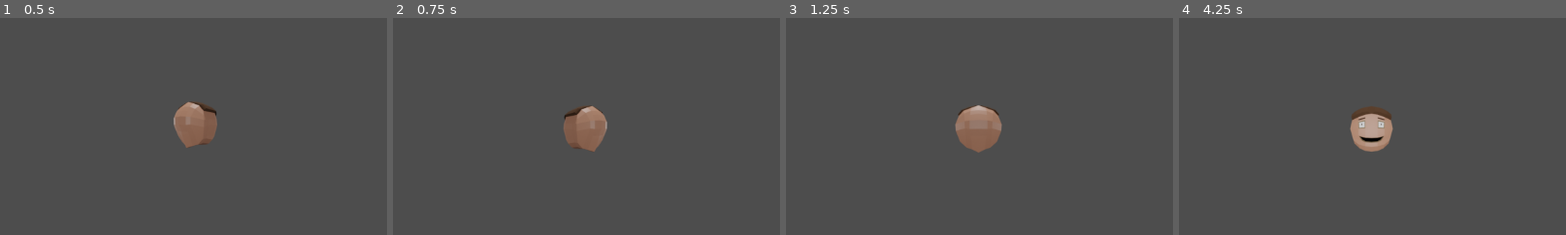
Above: before the commit, frames 1-4 (left to right).
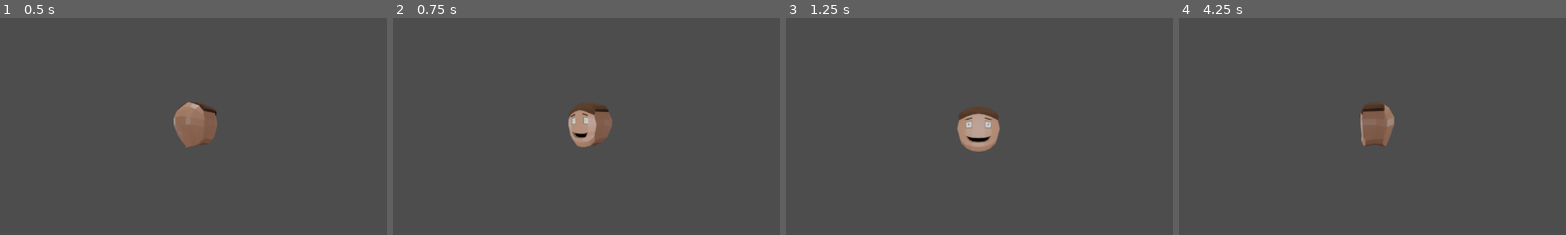
Above: after the commit, the same moments.

Repository: TrueSgtMonkey/SpriteSheetsTextureRectNoAnimationPlayer
Game: Godot game, scene res://animation_test.tscn
The game is run twice, just before and just after one commit, with the same random seed, the same clock (stepped at 60 frames per second) and the same inputs.
Inputs:
- Up to frame 1 (0.5 s): no input
- Up to frame 2 (0.75 s): no input
- Up to frame 3 (1.25 s): no input
- Up to frame 4 (4.25 s): no input
The pictures show only the part of the screen within x 25-75%, y 24-74%; the shares and areas given below are measured in that part.

Frame 1 is identical in both runs. In frame 2, 1.7% of the frame differs, in the area x 44-57%, y 39-62%; in frame 3, 1.8%; in frame 4, 1.9%, in the area x 44-56%, y 39-62%.

Commit message:
improving frame calculations

Diff:
--- a/model/spinning_head.gd
+++ b/model/spinning_head.gd
@@ -31,11 +31,19 @@
   sizeAtlas = atlas.get_size()
 
 func nextFrame():
+  currFrame = (currRow * cols) + currCol
+  print(currFrame)
+  if maxFrame >= 0 && currFrame >= maxFrame:
+    currPos = Vector2.ZERO
+    atlas.region.position = currPos
+    currCol = 0
+    currRow = 0
+    return
+
   if currCol < cols:
     currPos.x += sizeAtlas.x
     atlas.region.position.x = currPos.x
     currCol += 1
-    currFrame += 1
 
   if currCol >= cols:
     currPos.x = 0
@@ -47,19 +55,8 @@
       currPos.y += sizeAtlas.y
       atlas.region.position.y = currPos.y
       currRow += 1
-      currFrame += 1
 
     if currRow >= rows:
       currPos.y = 0
       atlas.region.position.y = 0
       currRow = 0
-      currFrame = 0
-
-  if maxFrame >= 0 && currFrame >= maxFrame:
-    currPos = Vector2.ZERO
-    atlas.region.position = currPos
-    currCol = 0
-    currRow = 0
-    currFrame = 0
-
-  print(currFrame)
--- a/model/spinning_head.tscn
+++ b/model/spinning_head.tscn
@@ -11,6 +11,5 @@
 texture = SubResource("AtlasTexture_ak46n")
 script = ExtResource("2_6ir7w")
 rows = 4
-maxFrame = 10
 
 [node name="Timer" type="Timer" parent="."]
